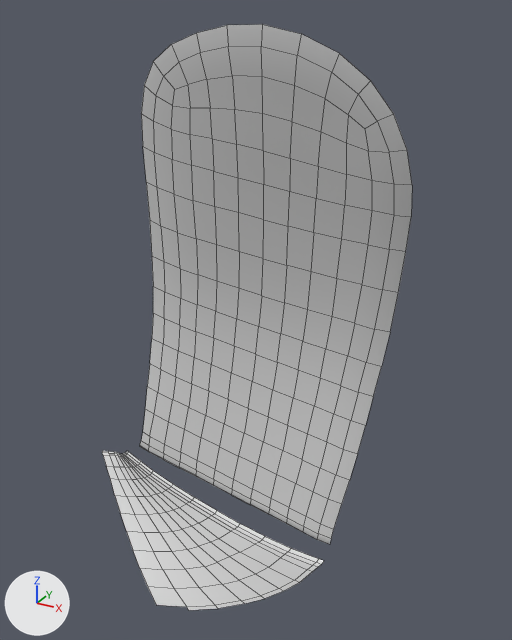
Renders of the OBJ model PadForge.App/3DModels/XboxSeries/HaloInfinite/Decal-Shoulder-Right-Trigger.obj from each side of a commit.
Both versions are drawn from a 50 mm lens placed at (52.2, -69.2, 11.8), pointed at (40.3, -47.6, 1.0). Lighting does not change. The marker at lower left points along +X, +Y and +Z. The first picture is the older version. Mesh edges are drawn as thin lines. Where no turn or scale is listed for an object, it has been applied to the vertices.

The first picture shows 'Decal-Shoulder-Right-Trigger'.
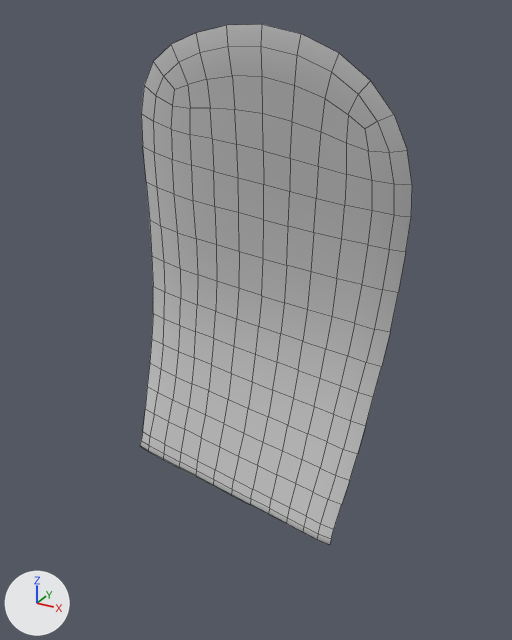
Where the change shows, as pixel boxes [x1, y1, x2, y2] in the pictures (512 x 640 px):
'Decal-Shoulder-Right-Trigger', reshaped (12% narrower, 11% shorter): before [102, 24, 412, 610]; after [140, 24, 412, 544]
part 1 of me_decal_shoulder_right_trigger, deleted: before [102, 451, 324, 610]

The change in detail:
me_decal_shoulder_right_trigger is used by ob_decal_shoulder_right_trigger; location (0.0, 0.0, 0.0).
me_decal_shoulder_right_trigger had 375 vertices, 326 faces and spanned x 31.3..46.5, y -51.5..-47.0, z -12.8..11.4.
me_decal_shoulder_right_trigger now has 235 vertices, 208 faces and spans x 34.0..46.5, y -51.5..-47.3, z -8.7..11.4.
me_decal_shoulder_right_trigger part 1: the loose piece of 140 vertices spanning x 31.3..43.8, y -50.2..-47.0, z -12.8..-6.9 is deleted.
